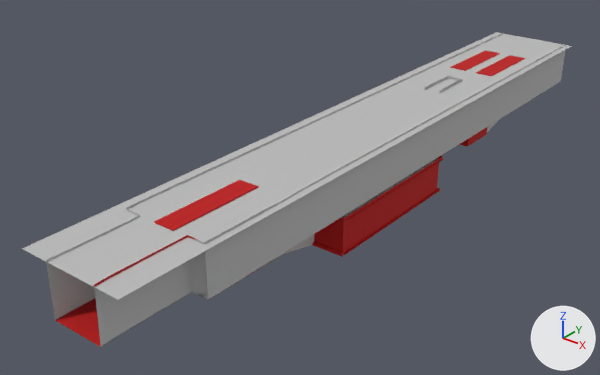
Renders of the FBX model Assets/3D/CustomModelHugo/Architecture/Accueil_5L_E_Ev_O+_OM_V.fbx from each side of a commit.
Both versions are drawn from a camera (50 mm lens) standing at (3.42, -5.18, 3.03) and looking at (1.78, -3.13, 1.76). The lights are fixed; the arrows at lower right show +X, +Y and +Z. Where no turn or scale is listed for an object, it has been applied to the vertices. Vertices at the same position are counted once.

In view in the first picture: 'Mur_Sol1'.
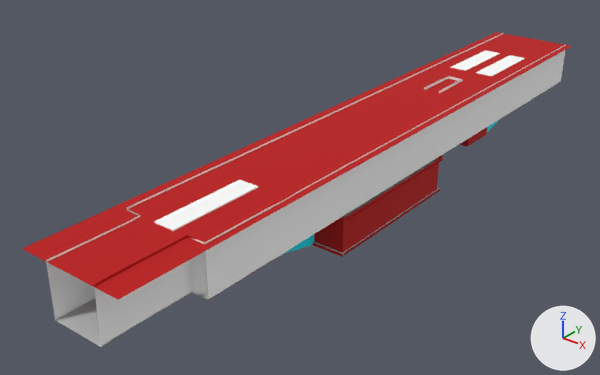
The change, as a list of edits to the scene's bpy script:
```text
Change mat_blinn1sg1:
    mat_blinn1sg1.base_color: (0.5, 0.5, 0.5) -> (1.0, 1.0, 1.0)  # grey #bcbcbc -> white #ffffff
Change mat_blinn2sg1:
    mat_blinn2sg1.base_color: (0.5, 0.5, 0.5) -> (0.0, 0.885, 1.0)  # grey #bcbcbc -> cyan #00f2ff
Add mat_blinn5:
    mat_blinn5 = principled_material('blinn5')
    mat_blinn5.base_color = (0.5, 0.5, 0.5)  # grey #bcbcbc
    mat_blinn5.roughness = 0.749
Change me_mesh:
    where me_mesh.from_pydata(...)  # 3015 vertices, 2864 faces; spans x 1.77..2.13, y -4.22..-1.67, z 1.69..2.0
    used by ob_mur_sol1; location = (0.0, 0.0, 0.0)
    me_mesh part 1: 58 of the faces centred in x 1.87..2.05, y -2.27..-1.97, z 1.86..2.0 switch from mat_blinn4sg1 (red #bc0000) to mat_blinn1sg1 (white #ffffff)
    me_mesh part 2: 29 of the faces centred in x 1.92..2.0, y -3.92..-3.59, z 1.86..2.0 switch from mat_blinn4sg1 (red #bc0000) to mat_blinn1sg1 (white #ffffff)
    me_mesh part 3: 736 of the faces centred in x 1.82..2.11, y -4.2..-1.68, z 1.7..1.83 switch from mat_blinn4sg1 (red #bc0000) to mat_blinn5 (grey #bcbcbc)
    me_mesh part 4: all 280 faces centred in x 1.93..1.99, y -2.57..-2.39, z 1.84..2.0 switch from mat_blinn2sg1 (grey #bcbcbc) to mat_blinn1sg1 (white #ffffff)
    me_mesh part 5: the 1 face centred in x 1.95, y -2.94, z 2.0 switches from mat_blinn3sg1 (grey #bcbcbc) to mat_blinn4sg1 (red #bc0000)
```

What differs and where, as boxes [x1, y1, x2, y2] in the pictures (600 x 375 px):
'Mur_Sol1', recoloured: [22, 32, 571, 347] in both
part 1 of me_mesh, recoloured (red to white): [450, 50, 525, 76] in both
part 2 of me_mesh, recoloured (red to white): [154, 180, 258, 231] in both
part 3 of me_mesh, recoloured (red to grey): [55, 188, 440, 347] in both
part 4 of me_mesh, recoloured: [424, 76, 463, 93] in both
part 5 of me_mesh, recoloured (grey to red): [22, 32, 571, 299] in both
